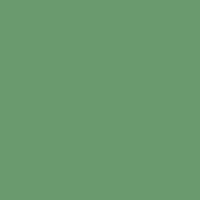
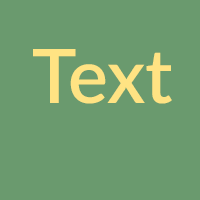
Two versions of the same layered image (w=200, h=200). Layer-by-layer changes:
added layer "TextRegular" above "TextOnButton" over (33, 49, 172, 104)
